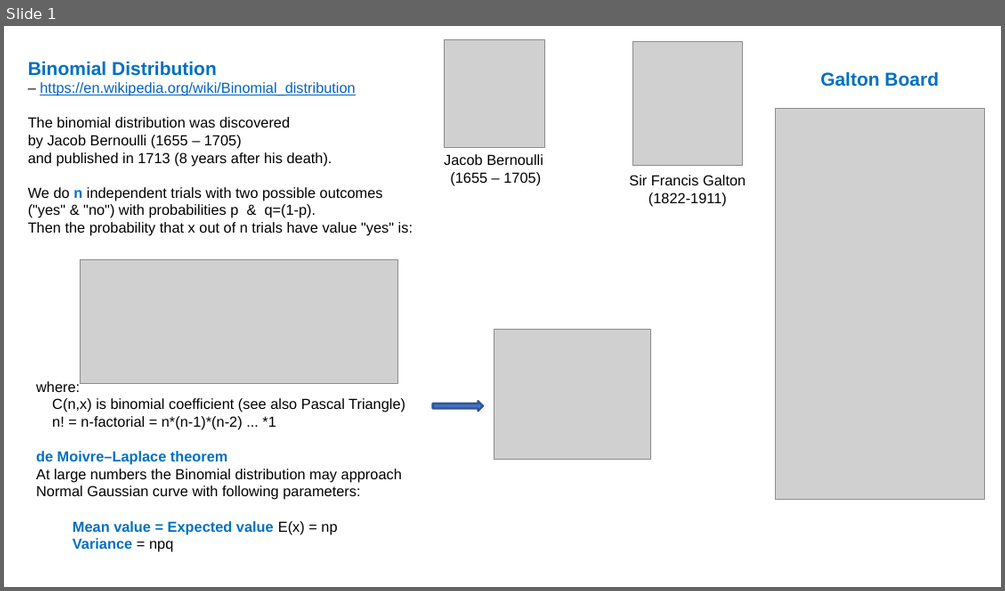
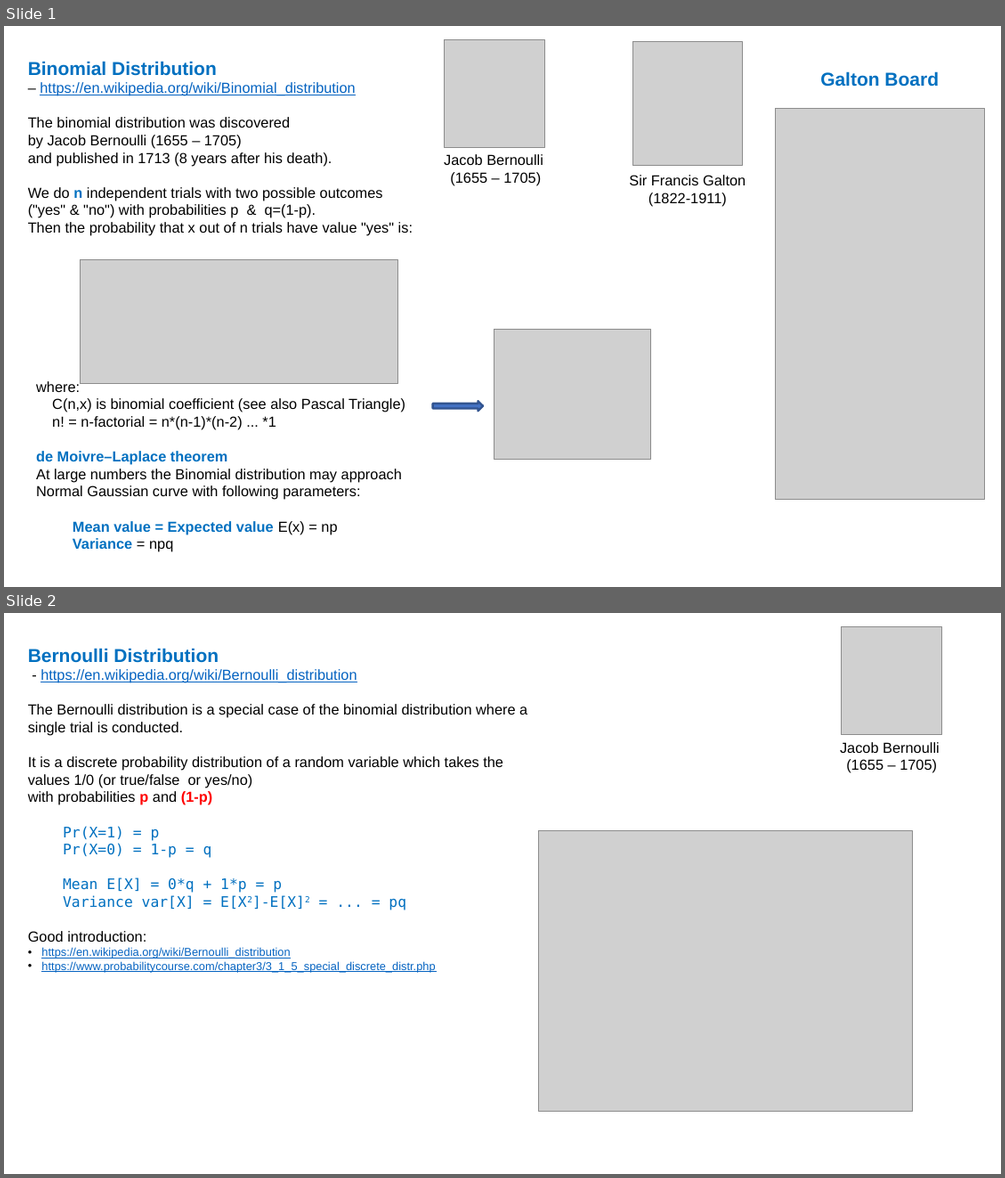
Before and after one commit to lselector/ml_ai_doc, a slide deck: statistics_02_binomial_distribution.pptx. Shown one above the other, each under a label of ours: slide 1 before the commit, slides 1 and 2 after it. The pictures are 1005x591 and 1005x1178 pixels, drawn with LibreOffice and Linux fonts; fonts in the diff are those of the drawing; grey boxes stand for pictures. Boxes give left, top, right and bottom in pixels: in the first picture for what was removed or moved away, otherwise in the second. Text is boxed around its words. In the diff, an @@ line names an element or a change of style, - is before the commit and + after.

```diff
--- a/statistics_02_binomial_distribution.pptx
+++ b/statistics_02_binomial_distribution.pptx
@@ slide 2 added at (4, 613, 1001, 1174), background #FFFFFF @@
@@ picture added at (841, 627, 942, 734) @@
@@ text added at (28, 648, 527, 973), 14 pt, text #000000 @@
+Bernoulli Distribution
+- https://en.wikipedia.org/wiki/Bernoulli_distribution
+The Bernoulli distribution is a special case of the binomial distribution where a single trial is conducted.
+It is a discrete probability distribution of a random variable which takes the values 1/0 (or true/false or yes/no)
+with probabilities p and (1-p)
+Pr(X=1) = p
+Pr(X=0) = 1-p = q
+Mean E[X] = 0*q + 1*p = p
+Variance var[X] = E[X2]-E[X]2 = ... = pq
+Good introduction:
+• https://en.wikipedia.org/wiki/Bernoulli_distribution
+• https://www.probabilitycourse.com/chapter3/3_1_5_special_discrete_distr.php
@@ text added at (840, 742, 939, 773), 14 pt, text #000000 @@
+Jacob Bernoulli
+(1655 – 1705)
@@ picture added at (539, 831, 913, 1111) @@
```
Also in this commit, not shown: 3 other files.
